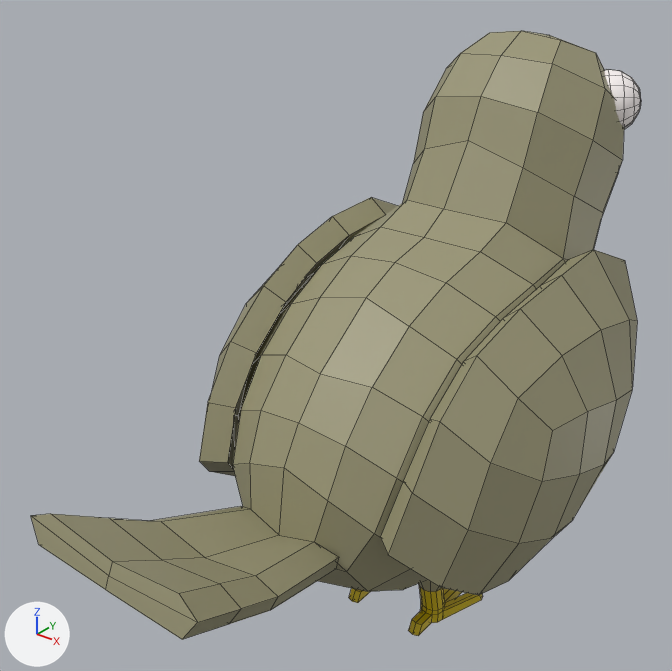
Renders of the FBX model source_assets/models/birds/pigeon.fbx from each side of a commit.
The view is the same before and after, from a camera (50 mm lens) standing at (0.783, -1.346, 1.215) and looking at (-0.098, -0.246, 0.533). The lights are fixed; the arrows at lower left show +X, +Y and +Z. The picture after the commit comes second. Mesh edges are drawn as thin lines. Where no turn or scale is listed for an object, it has been applied to the vertices.

Script lines for the objects in view, before the commit:
```python
me_mesh_002 = bpy.data.meshes.new('Mesh.002')
me_mesh_002.from_pydata(...)  # 80 vertices, 78 faces; spans x -0.334..-0.154, y -0.655..0.053, z -0.638..-0.131
me_mesh_002.materials.append(mat_material_005)  # yellow #9b9777
me_mesh_005 = bpy.data.meshes.new('Mesh.005')
me_mesh_005.from_pydata(...)  # 80 vertices, 78 faces; spans x 0.154..0.334, y -0.655..0.053, z -0.638..-0.131
me_mesh_005.materials.append(mat_material_005)  # yellow #9b9777
me_mesh_010 = bpy.data.meshes.new('Mesh.010')
me_mesh_010.from_pydata(...)  # 182 vertices, 180 faces; spans x -0.277..0.277, y -0.674..0.173, z -0.697..0.176
me_mesh_010.materials.append(mat_material_005)  # yellow #9b9777
me_mesh_011 = bpy.data.meshes.new('Mesh.011')
me_mesh_011.from_pydata(...)  # 34 vertices, 32 faces; spans x -0.158..0.158, y -0.99..-0.644, z -0.533..-0.333
me_mesh_011.materials.append(mat_material_005)  # yellow #9b9777
ob_body = bpy.data.objects.new('Body', me_mesh_010)
ob_body.location = (0.0, 0.168, 0.815)
ob_tail = bpy.data.objects.new('Tail', me_mesh_011)
ob_tail.location = (0.0, 0.168, 0.815)
ob_wing_l = bpy.data.objects.new('Wing.L', me_mesh_002)
ob_wing_l.location = (0.0, 0.168, 0.815)
ob_wing_r = bpy.data.objects.new('Wing.R', me_mesh_005)
ob_wing_r.location = (0.0, 0.168, 0.815)
# also in view: 'Leg.R' at (0.071, -0.134, 0.06); 'Eye.R' at (0.127, 0.231, 0.872)
```
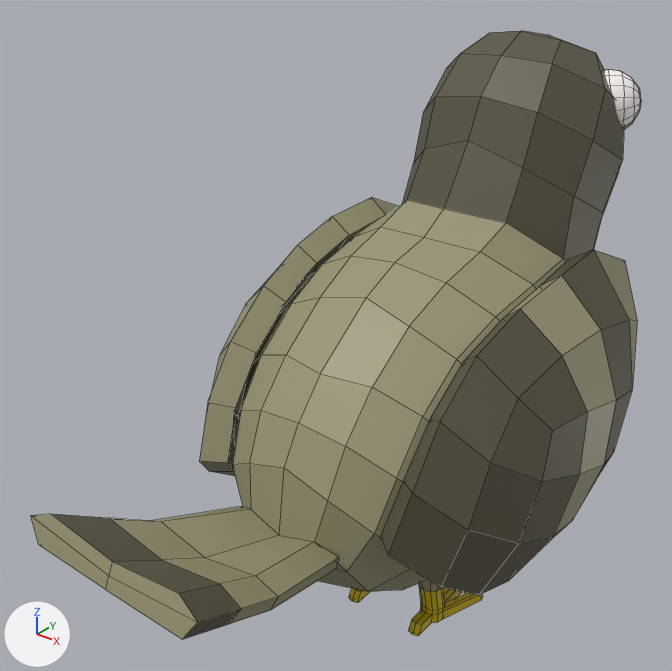
Pixel boxes [x1, y1, x2, y2] of what changed, in the pictures (672 x 671 px):
part 1 of me_mesh_010, recoloured (darker): [402, 31, 624, 260] in both
part 2 of me_mesh_005, recoloured (yellow to brown): [381, 250, 632, 595] in both
part 3 of me_mesh_011, recoloured (yellow to brown): [52, 514, 241, 640] in both

What the commit changed:
Material 'Material.007' (mat_material_007) is new.
Its base color is (0.0976, 0.0865, 0.0518) (brown #585340).
me_mesh_005 has 80 vertices, 78 faces and spans x 0.154..0.334, y -0.655..0.053, z -0.638..-0.131.
me_mesh_005 is used by ob_wing_r; location (0.0, 0.168, 0.815).
me_mesh_005 part 2: 41 of the faces centred in x 0.178..0.326, y -0.622..-0.196, z -0.623..-0.148 switch from mat_material_005 (yellow #9b9777) to mat_material_007 (brown #585340).
me_mesh_011 has 34 vertices, 32 faces and spans x -0.158..0.158, y -0.99..-0.644, z -0.533..-0.333.
me_mesh_011 is used by ob_tail; location (0.0, 0.168, 0.815).
me_mesh_011 part 3: all 8 faces centred in x -0.141..0.141, y -0.948..-0.937, z -0.406..-0.364 switch from mat_material_005 (yellow #9b9777) to mat_material_007 (brown #585340).
me_mesh_010 has 182 vertices, 180 faces and spans x -0.277..0.277, y -0.674..0.173, z -0.697..0.176.
me_mesh_010 is used by ob_body; location (0.0, 0.168, 0.815).
me_mesh_010 part 1: all 50 faces centred in x -0.172..0.172, y -0.206..0.159, z -0.225..0.159 switch from mat_material_005 (yellow #9b9777) to mat_material_007 (brown #585340).
